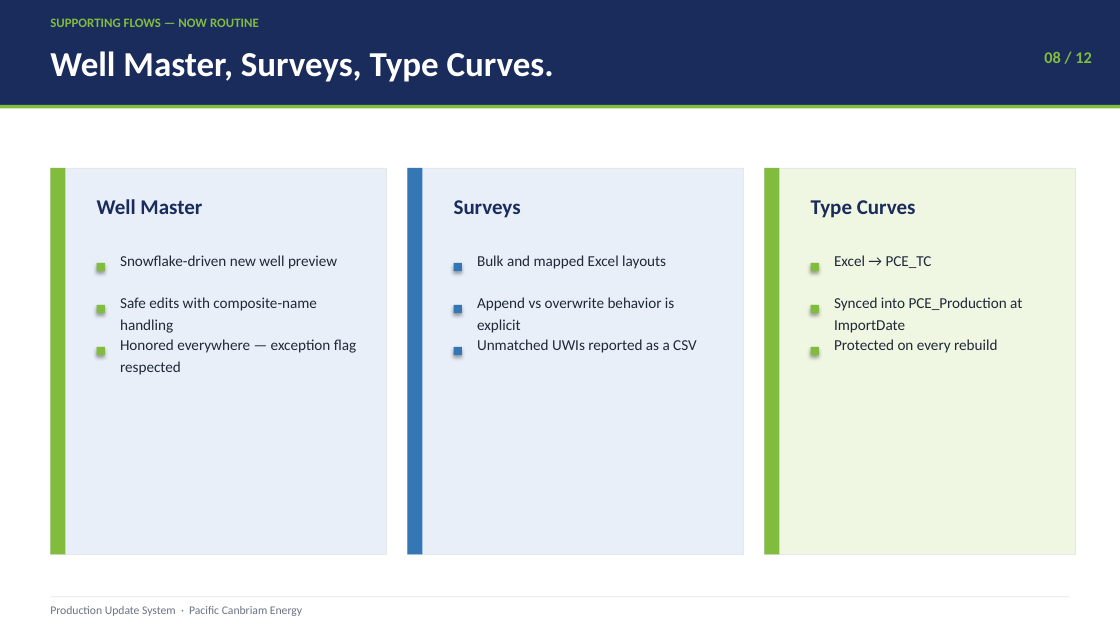
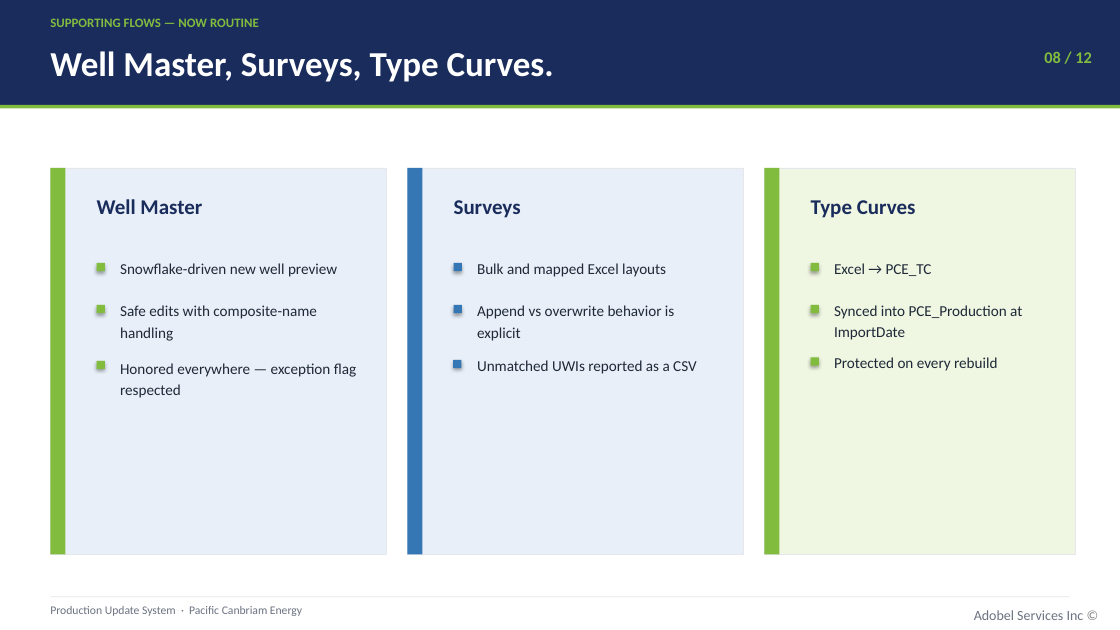
Before and after one commit to IfeanyiAyadiuno/ETL_Load, a slide deck: slide 8 of docs/Production_Update_Presentation.pptx. Drawn at 1120x630 pixels with LibreOffice and Linux fonts; fonts in the diff are those of the drawing. Boxes give left, top, right and bottom in pixels: in the first picture for what was removed or moved away, otherwise in the second. Text is boxed around its words. In the diff, an @@ line names an element or a change of style, - is before the commit and + after.

```diff
--- a/docs/Production_Update_Presentation.pptx
+++ b/docs/Production_Update_Presentation.pptx
@@ 6 texts: place and size @@
-6 texts at [120, 255, 1022, 333]
+6 texts at [120, 263, 1022, 341]
@@ text "Honored everywhere — exception flag ...": place and size @@
-text "Honored everywhere — exception flag ..." at [120, 339, 356, 375]
+text "Honored everywhere — exception flag ..." at [120, 363, 356, 398]
@@ text "Unmatched UWIs reported as a ...": place and size @@
-text "Unmatched UWIs reported as a ..." at [477, 339, 697, 353]
+text "Unmatched UWIs reported as a ..." at [477, 360, 697, 374]
@@ rectangle: place and size @@
-rectangle at [811, 347, 819, 355]
+rectangle at [811, 357, 819, 365]
@@ text "Protected on every rebuild": place and size @@
-text "Protected on every rebuild" at [834, 339, 997, 353]
+text "Protected on every rebuild" at [834, 357, 997, 371]
@@ rectangle: place and size @@
-rectangle at [97, 347, 105, 355]
+rectangle at [97, 361, 105, 370]
@@ rectangle: place and size @@
-rectangle at [454, 347, 462, 355]
+rectangle at [453, 360, 461, 368]
@@ text added at [974, 610, 1084, 620], 12 pt, text #6B7280 @@
+Adobel Services Inc ©
```
Also in this commit, not shown: 10 other slides changed, 1 slide added, 1 slide removed, 3 other files.
